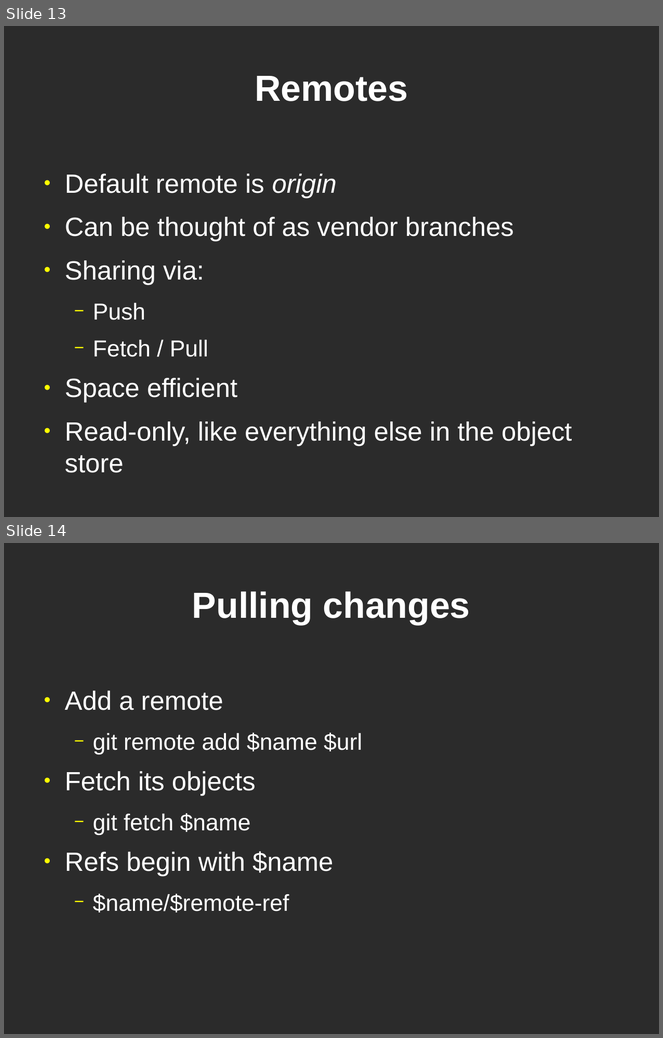
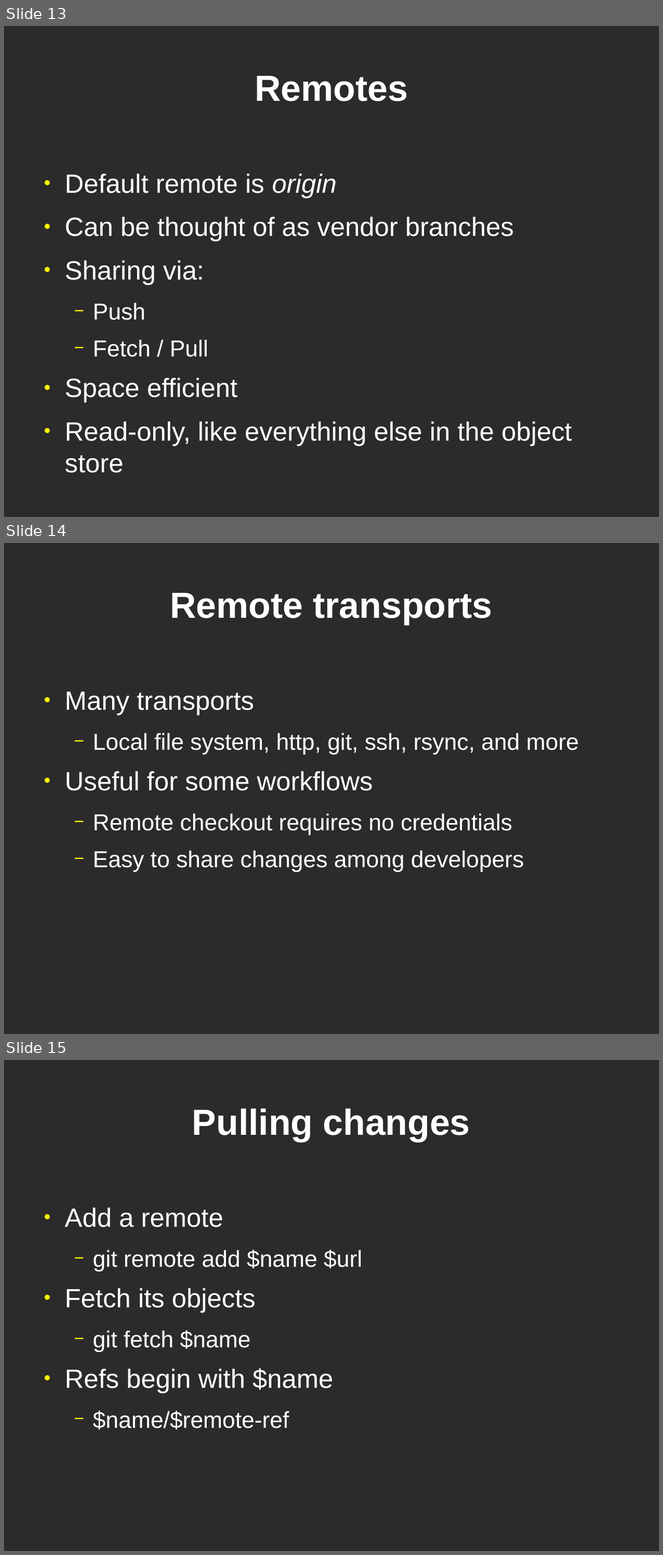
Before and after one commit to bjc/dvcs-git-slides, a slide deck: git.odp. Shown one above the other, each under a label of ours: slides 13 and 14 before the commit, slides 13, 14 and 15 after it. The pictures are 663x1038 and 663x1555 pixels, drawn with LibreOffice and Linux fonts; fonts in the diff are those of the drawing; background and template pictures are left out; a plain dark background stands for a picture behind light text. Boxes give left, top, right and bottom in pixels: in the first picture for what was removed or moved away, otherwise in the second. Text is boxed around its words. In the diff, an @@ line names an element or a change of style, - is before the commit and + after.

Commit message:
Add more workflows, and better remotes descriptions.

```diff
--- a/git.odp
+++ b/git.odp
@@ slide 14 added at [4, 543, 659, 1034], background picture (left out) @@
@@ title added at [170, 593, 493, 625], 44 pt, text #FFFFFF, bold @@
+Remote transports
@@ text added at [65, 692, 579, 873], 28 pt, text #FFFFFF @@
+● Many transports
+  − Local file system, http, git, ssh, rsync, and more
+● Useful for some workflows
+  − Remote checkout requires no credentials
+  − Easy to share changes among developers
@@ what was slide 14 is now slide 15 @@
```
Also in this commit, not shown: 1 slide changed.
